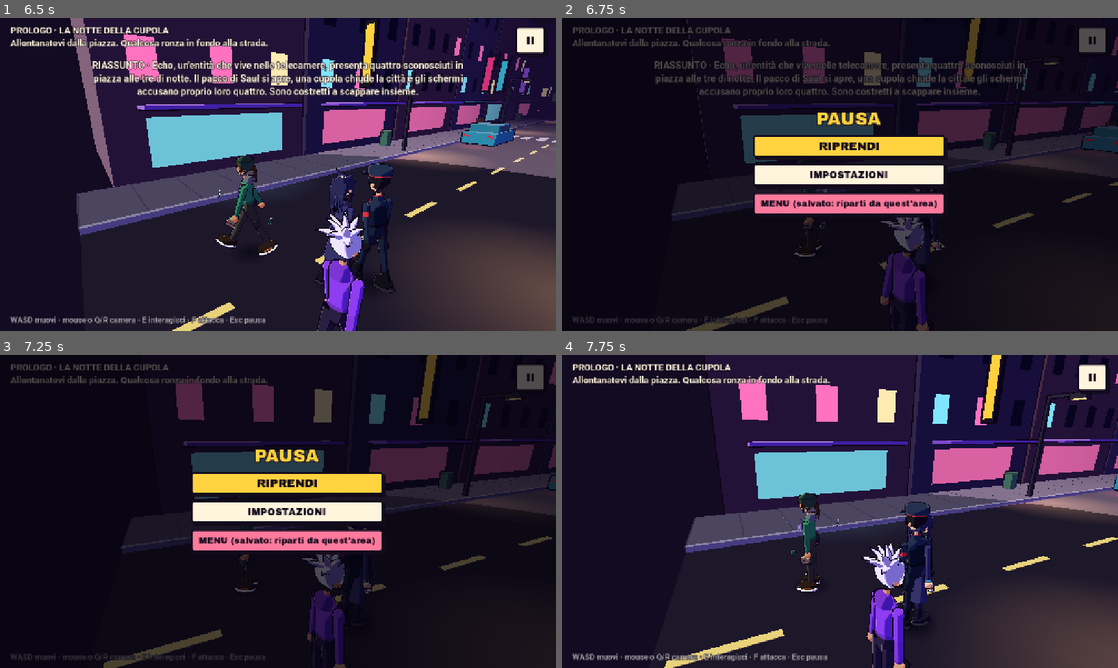
Above: before the commit, frames 1-4 (two rows, left to right).
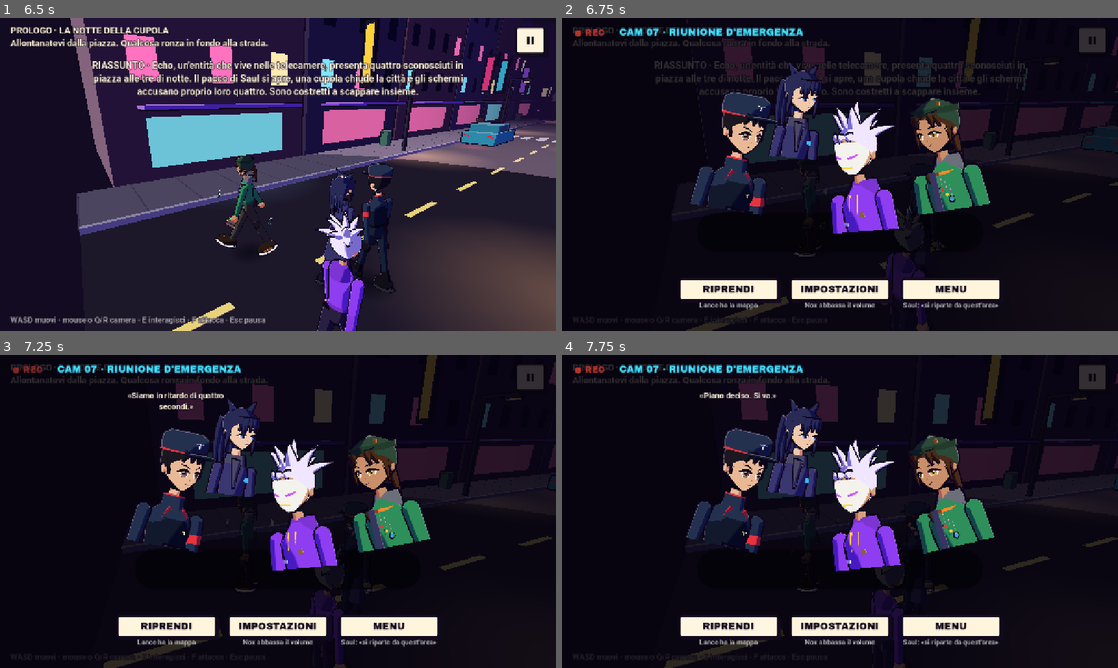
Above: after the commit, the same moments.

Repository: Gialloo/ODISPEL
Game: Godot game, scene res://scenes/main.tscn
The game is run twice, just before and just after one commit, with the same random seed, the same clock (stepped at 60 frames per second) and the same inputs.
Inputs (mouse positions are in pixels of both pictures, inside the frame that each line leads up to):
- Up to frame 1 (6.5 s): click "IMPOSTAZIONI" at 0.5 s; click "NUOVA PARTITA" at 1.25 s; tap Enter at 2, 5 s; move the mouse to (400, 158) at 2.02 s; hold D 2.03-2.75 s; tap E at 2.1 s; click (400, 158) at 2.17 s; tap Space at 2.27, 2.57, 4.25, 6.02, 6.32 s; drag from (166, 190) to (250, 237) at 2.77 s; click "SALTA" at 3.5 s; move the mouse to (333, 105) at 4.27 s; hold D 4.28-5 s; tap Keypad Enter at 4.35 s; click (333, 105) at 4.42 s; drag from (250, 237) to (111, 127) at 5.02 s; move the mouse to (444, 221) at 5.77 s; hold A from 5.78 s (still down); hold Q from 5.78 s (still down); click (444, 221) at 5.92 s
- Up to frame 2 (6.75 s): release A at 6.5 s; release Q at 6.5 s; click "II" at 6.5 s
- Up to frame 3 (7.25 s): no input
- Up to frame 4 (7.75 s): click "RIPRENDI" at 7.25 s

Frame 1 is identical in both runs. In frame 2, 23% of the frame differs, in the area x 2-100%, y 0-100%; in frame 3, 23%; in frame 4, 61%, in the area x 1-100%, y 0-100%.

Commit message:
Menu pausa come riunione d'emergenza; Saul e Rio con mosse diverse
La pausa (esplorazione e battaglia) e' ora i quattro in cerchio che sussurrano, inquadrati
dalla CAM 07 di Echo. Ogni voce ha il suo padrone: Lance riprende, Nox apre le impostazioni,
Saul conosce l'uscita. Alla ripresa una battuta rovina il piano.

Saul (veterano, efficace): Colpo basso e Colpo di fortuna (critico alto).
Rio (vuole sembrare figo): In diretta (marchia e carica la squadra) e Gran finale
(tre colpi spettacolari, meno danno, carica la squadra). Rio ha meno ATK e piu' velocita'.

Co-Authored-By: Claude Opus 5.5 (1M context) <noreply@anthropic.com>
Claude-Session: https://claude.ai/code/session_01PkFQs1etTLDAYvcg55euGP

Diff:
--- a/scripts/engine/battle_content.gd
+++ b/scripts/engine/battle_content.gd
@@ -198,10 +198,10 @@
 		"role": "Ex soldato LibraCorp", "stat_mult": {"hp": 1.15, "atk": 1.2}},
 	"nox": {"name": "Nox", "color": "blu", "cls": "warden", "rarity": 0, "skill": "cura", "ult": "rinascita", "passive": "p_swap", "faction": "civette",
 		"role": "Odispeller del turno di notte", "stat_mult": {"hp": 1.15, "atk": 1.3}},
-	"zecca": {"name": "Rio", "color": "viola", "cls": "striker", "rarity": 0, "skill": "marchio", "ult": "spezzatutto", "passive": "p_atk", "faction": "masca",
-		"role": "Masca in diretta"},
-	"saul": {"name": "Saul", "color": "verde", "cls": "striker", "rarity": 0, "skill": "colpo_caricato", "ult": "spezzatutto", "passive": "p_hunter", "faction": "magabondi",
-		"role": "Contrabbandiere"},
+	"zecca": {"name": "Rio", "color": "viola", "cls": "striker", "rarity": 0, "skill": "u_zecca_a", "ult": "u_zecca_ult", "passive": "p_atk", "faction": "masca",
+		"role": "Masca in diretta", "stat_mult": {"atk": 0.9, "spd": 1.1}},
+	"saul": {"name": "Saul", "color": "verde", "cls": "striker", "rarity": 0, "skill": "u_saul_a", "ult": "u_saul_ult", "passive": "p_hunter", "faction": "magabondi",
+		"role": "Contrabbandiere veterano", "stat_mult": {"atk": 1.1}},
 }
 
 
--- a/scripts/engine/signatures.gd
+++ b/scripts/engine/signatures.gd
@@ -212,6 +212,17 @@
 	"u_cato_ult": {"name": "Linea Invalicabile", "kind": "ult", "cost": 0, "priority": 1, "target": "allies", "shield": 1.5, "bonus": {"stat": "def", "pct": 30}, "unique": "cato"},
 	"u_lyra_a": {"name": "Marchio di Priorita'", "kind": "skill", "cost": 1, "priority": 0, "target": "enemy", "mult": 0.6, "status": {"mark": 2}, "bonus": {"stat": "crit", "pct": 10}, "unique": "lyra"},
 	"u_lyra_ult": {"name": "Sentenza Coordinata", "kind": "ult", "cost": 0, "priority": 0, "target": "enemy", "mult": 2.8, "status": {"mark": 1}, "debuff": {"def": 1}, "bonus": {"stat": "atk", "pct": 30}, "unique": "lyra"},
+	# --- V3 (PROVVISORIO). Saul e Rio non devono combattere allo stesso modo:
+	# Saul e' un veterano dei Magabondi, efficace senza volerlo: trova il punto debole e ha una fortuna sfacciata.
+	"u_saul_a": {"name": "Colpo basso", "kind": "skill", "cost": 2, "priority": 0, "target": "enemy", "mult": 1.6, "pierce": 30, "debuff": {"def": 1},
+		"bonus": {"stat": "atk", "pct": 18}, "unique": "saul"},
+	"u_saul_ult": {"name": "Colpo di fortuna", "kind": "ult", "cost": 0, "priority": 0, "target": "enemy", "mult": 4.4, "crit_pm": 400, "pierce": 30,
+		"bonus": {"stat": "crit", "pct": 30}, "unique": "saul"},
+	# Rio vuole sembrare figo a tutti i costi: tanto spettacolo, meno danno. Il suo pubblico carica la squadra.
+	"u_zecca_a": {"name": "In diretta", "kind": "skill", "cost": 1, "priority": 0, "target": "enemy", "mult": 0.7, "status": {"mark": 2}, "ally_buff": {"atk": 2},
+		"bonus": {"stat": "spd", "pct": 10}, "unique": "zecca"},
+	"u_zecca_ult": {"name": "Gran finale", "kind": "ult", "cost": 0, "priority": 0, "target": "enemy", "mult": 1.15, "hits": 3, "ally_buff": {"atk": 3},
+		"bonus": {"stat": "atk", "pct": 10}, "unique": "zecca"},
 }
 
 # Rank che sblocca ogni abilita' unica: tutte subito (il rank ora le potenzia invece di sbloccarle).
--- a/scripts/v3/area.gd
+++ b/scripts/v3/area.gd
@@ -878,30 +878,12 @@
 	if _pause != null:
 		return
 	_touch.release_all()
-	var shade := ColorRect.new()
-	shade.color = Color(0.02, 0.01, 0.05, 0.7)
-	Ui.place(shade, 0, 0, 1, 1)
-	_root.add_child(shade)
-	_pause = shade
-	var vb := VBoxContainer.new()
-	vb.add_theme_constant_override("separation", 14)
-	Ui.place(vb, 0.5, 0.5, 0.5, 0.5, -200, -150, 200, 150)
-	shade.add_child(vb)
-	var t := Ui.label("PAUSA", 40, Ui.YELLOW, Ui.display(), 8)
-	t.horizontal_alignment = HORIZONTAL_ALIGNMENT_CENTER
-	vb.add_child(t)
-	var b1 := Ui.button("RIPRENDI", Ui.YELLOW, 26)
-	b1.pressed.connect(_close_pause)
-	vb.add_child(b1)
-	var b2 := Ui.button("IMPOSTAZIONI", Ui.CREAM, 22)
-	b2.pressed.connect(func() -> void: shade.add_child(SettingsPanel.new()))
-	vb.add_child(b2)
-	var b3 := Ui.button("MENU (salvato: riparti da quest'area)", Color("#ff7a9c"), 20)
-	b3.pressed.connect(func() -> void: _main().go("menu"))
-	vb.add_child(b3)
+	_pause = HuddleMenu.new("MENU", _close_pause, func() -> void: _main().go("menu"), "Saul: «si riparte da quest'area»")
+	_root.add_child(_pause)
 
 
 func _close_pause() -> void:
 	if _pause != null:
 		_pause.queue_free()
 		_pause = null
+		HuddleMenu.quip(_root)
--- a/scripts/v3/battle3d.gd
+++ b/scripts/v3/battle3d.gd
@@ -1165,33 +1165,15 @@
 	if _pause != null:
 		return
 	Engine.time_scale = 0.0          # ferma animazioni e timer della battaglia
-	var shade := ColorRect.new()
-	shade.color = Color(0.02, 0.01, 0.05, 0.7)
-	Ui.place(shade, 0, 0, 1, 1)
-	_root.add_child(shade)
-	_pause = shade
-	var vb := VBoxContainer.new()
-	vb.add_theme_constant_override("separation", 14)
-	Ui.place(vb, 0.5, 0.5, 0.5, 0.5, -200, -150, 200, 150)
-	shade.add_child(vb)
-	var t := Ui.label("PAUSA", 40, Ui.YELLOW, Ui.display(), 8)
-	t.horizontal_alignment = HORIZONTAL_ALIGNMENT_CENTER
-	vb.add_child(t)
-	var b1 := Ui.button("RIPRENDI", Ui.YELLOW, 26)
-	b1.pressed.connect(_close_pause)
-	vb.add_child(b1)
-	var b2 := Ui.button("IMPOSTAZIONI", Ui.CREAM, 22)
-	b2.pressed.connect(func() -> void: shade.add_child(SettingsPanel.new()))
-	vb.add_child(b2)
-	var b3 := Ui.button("ESCI DAL COMBATTIMENTO", Color("#ff7a9c"), 20)
-	b3.pressed.connect(func() -> void:
+	_pause = HuddleMenu.new("ESCI", _close_pause, func() -> void:
 		Engine.time_scale = 1.0
 		_main().go("menu"))
-	vb.add_child(b3)
+	_root.add_child(_pause)
 
 
 func _close_pause() -> void:
 	if _pause != null:
 		_pause.queue_free()
 		_pause = null
+		HuddleMenu.quip(_root)
 	Engine.time_scale = 1.8 if fast else 1.0
--- /dev/null
+++ b/scripts/v3/huddle_menu.gd
@@ -0,0 +1,188 @@
+class_name HuddleMenu
+extends ColorRect
+
+# Menu di pausa: la "riunione d'emergenza". I quattro fuggitivi si stringono in cerchio e sussurrano, il mondo resta fermo.
+# Ogni voce del menu ha il suo padrone: quando la scegli, e' lui a parlare (Lance riparte, Nox abbassa il volume, Saul
+# conosce un'uscita). Rio non ha una voce: si mette al centro. In battaglia Engine.time_scale = 0, quindi le animazioni
+# ignorano il tempo del gioco. Ritratti PROVVISORI: in attesa dei disegni dei quattro accovacciati.
+
+const PORTRAIT_DIR: String = "res://assets/portraits/"
+
+# chi, espressione, specchiato, posizione rispetto al centro, rotazione (gradi), scala. Dal fondo al davanti.
+const RING: Array = [
+	{"id": "nox", "espr": "neutro", "flip": false, "pos": Vector2(-95, -150), "rot": 5.0, "scale": 0.82},
+	{"id": "ferri", "espr": "serio", "flip": false, "pos": Vector2(-235, -60), "rot": 9.0, "scale": 1.0},
+	{"id": "saul", "espr": "sfotto", "flip": true, "pos": Vector2(235, -60), "rot": -9.0, "scale": 1.0},
+	{"id": "zecca", "espr": "maschera", "flip": true, "pos": Vector2(45, -25), "rot": -4.0, "scale": 1.08},
+]
+
+const WHISPERS: Dictionary = {
+	"ferri": ["Bene. Nessuno si muova. Valutiamo le opzioni.", "Sottovoce. Ho detto sottovoce.", "Siamo in ritardo di quattro secondi."],
+	"saul": ["Io un'opzione ce l'ho. Ma costa.", "Conosco un tizio. Non chiedete quale.", "Tecnicamente non è un furto se nessuno se ne accorge."],
+	"zecca": ["Aspettate. Questa luce mi fa sembrare stanco.", "Raga, se la riunione la filmo viene benissimo.", "TITOLO: «Riunione segretissima». Non la posto. Forse."],
+	"nox": ["Possiamo essere morti quando riprendiamo?", "E se ce ne andassimo e basta?", "Svegliatemi quando avete deciso."],
+}
+
+const QUIPS: Array = [
+	["zecca", "Aspettate. Quindi chi fa cosa?"],
+	["ferri", "Saul. L'uscita è dall'altra parte."],
+	["nox", "Bene. Benissimo. Nessuno ha capito il piano."],
+	["saul", "Sapevo che sarebbe andata così."],
+]
+
+var _bubbles: Dictionary = {}       # id -> Label del sussurro
+var _talk: Dictionary = {}          # id -> Tween del sussurro in corso (una battuta nuova copre la vecchia)
+var _busy: bool = false
+
+
+# exit_text: la terza voce (in esplorazione si torna al menu, in battaglia si esce); exit_hint la riga sotto.
+func _init(exit_text: String, on_resume: Callable, on_exit: Callable, exit_hint: String = "Saul conosce un'uscita") -> void:
+	color = Color(0.02, 0.01, 0.05, 0.82)
+	Ui.place(self, 0, 0, 1, 1)
+	mouse_filter = Control.MOUSE_FILTER_STOP
+	_build(exit_text, on_resume, on_exit, exit_hint)
+
+
+func _build(exit_text: String, on_resume: Callable, on_exit: Callable, exit_hint: String) -> void:
+	# l'inquadratura e' una telecamera di Echo
+	var cam := Ui.label("CAM 07 · RIUNIONE D'EMERGENZA", 22, Ui.CYAN, Ui.display(), 6)
+	Ui.place(cam, 0, 0, 0, 0, 132, 20, 800, 60)
+	add_child(cam)
+	var rec := Ui.label("● REC", 20, Color("#ff4630"), Ui.display(), 5)
+	Ui.place(rec, 0, 0, 0, 0, 28, 22, 130, 60)
+	add_child(rec)
+	var blink := rec.create_tween().set_loops().set_ignore_time_scale(true)
+	blink.tween_property(rec, "modulate:a", 0.2, 0.5)
+	blink.tween_property(rec, "modulate:a", 1.0, 0.5)
+
+	# il cerchio
+	var stage := Control.new()
+	Ui.place(stage, 0.5, 0.47, 0.5, 0.47)
+	stage.mouse_filter = Control.MOUSE_FILTER_IGNORE
+	add_child(stage)
+	var floor_ring := Panel.new()
+	var fs := StyleBoxFlat.new()
+	fs.bg_color = Color(0.0, 0.0, 0.0, 0.45)
+	fs.set_corner_radius_all(200)
+	floor_ring.add_theme_stylebox_override("panel", fs)
+	floor_ring.position = Vector2(-330, 110)
+	floor_ring.size = Vector2(660, 90)
+	floor_ring.mouse_filter = Control.MOUSE_FILTER_IGNORE
+	stage.add_child(floor_ring)
+	for spec in RING:
+		_add_member(stage, spec)
+
+	# i foglietti: ogni voce ha il suo padrone
+	var notes := HBoxContainer.new()
+	notes.add_theme_constant_override("separation", 26)
+	notes.alignment = BoxContainer.ALIGNMENT_CENTER
+	Ui.place(notes, 0.5, 1, 0.5, 1, -520, -122, 520, -30)
+	add_child(notes)
+	notes.add_child(_note("RIPRENDI", "Lance ha la mappa", -3.0, func() -> void:
+		_say_then("ferri", "Piano deciso. Si va.", on_resume)))
+	notes.add_child(_note("IMPOSTAZIONI", "Nox abbassa il volume", 2.0, func() -> void:
+		_say("nox", "Abbassate. Qualcuno sta cercando di dormire.")
+		add_child(SettingsPanel.new())))
+	notes.add_child(_note(exit_text, exit_hint, -2.0, func() -> void:
+		_say_then("saul", "Conosco un'uscita. Per voi, gratis. Stavolta.", on_exit)))
+
+	# i sussurri partono uno dopo l'altro
+	var order: Array = ["ferri", "saul", "zecca", "nox"]
+	for i in order.size():
+		var id: String = order[i]
+		var lines: Array = WHISPERS[id]
+		_say(id, str(lines[randi() % lines.size()]), 0.35 + 0.9 * float(i))
+
+
+func _add_member(stage: Control, spec: Dictionary) -> void:
+	var id: String = str(spec["id"])
+	var path: String = PORTRAIT_DIR + "%s_%s.png" % [id, str(spec["espr"])]
+	if not ResourceLoader.exists(path):
+		path = PORTRAIT_DIR + "%s_neutro.png" % id
+	var s: float = float(spec["scale"])
+	var size := Vector2(220, 330) * s
+	var pos: Vector2 = spec["pos"]
+	var tr := TextureRect.new()
+	tr.texture = load(path)
+	tr.expand_mode = TextureRect.EXPAND_IGNORE_SIZE
+	tr.stretch_mode = TextureRect.STRETCH_KEEP_ASPECT
+	tr.flip_h = bool(spec["flip"])
+	tr.size = size
+	tr.position = pos - size * 0.5
+	tr.pivot_offset = size * 0.5
+	tr.rotation_degrees = float(spec["rot"])
+	tr.mouse_filter = Control.MOUSE_FILTER_IGNORE
+	stage.add_child(tr)
+	# si chinano verso il centro, piano, come chi bisbiglia
+	var lean := tr.create_tween().set_loops().set_ignore_time_scale(true).set_trans(Tween.TRANS_SINE)
+	lean.tween_property(tr, "rotation_degrees", float(spec["rot"]) * 1.5, 1.4 + randf() * 0.5)
+	lean.tween_property(tr, "rotation_degrees", float(spec["rot"]), 1.4 + randf() * 0.5)
+	# fumetto del sussurro sopra la testa
+	var b := Ui.label("", 18, Ui.CREAM, null, 5)
+	b.autowrap_mode = TextServer.AUTOWRAP_WORD_SMART
+	b.horizontal_alignment = HORIZONTAL_ALIGNMENT_CENTER
+	b.size = Vector2(240, 60)
+	b.position = pos + Vector2(-120, -size.y * 0.5 - 30)
+	b.modulate.a = 0.0
+	stage.add_child(b)
+	_bubbles[id] = b
+
+
+func _note(text: String, owner_text: String, rot: float, action: Callable) -> Control:
+	var vb := VBoxContainer.new()
+	vb.add_theme_constant_override("separation", 2)
+	var b := Ui.button(text, Ui.CREAM, 22, 230)
+	b.pressed.connect(func() -> void:
+		if not _busy:
+			action.call())
+	vb.add_child(b)
+	var o := Ui.label(owner_text, 16, Color(1, 1, 1, 0.7))
+	o.horizontal_alignment = HORIZONTAL_ALIGNMENT_CENTER
+	vb.add_child(o)
+	vb.pivot_offset = Vector2(115, 30)
+	vb.rotation_degrees = rot
+	return vb
+
+
+func _say(id: String, text: String, delay: float = 0.0) -> void:
+	var b: Label = _bubbles.get(id)
+	if b == null:
+		return
+	if _talk.has(id) and (_talk[id] as Tween).is_valid():
+		(_talk[id] as Tween).kill()
+		if delay == 0.0:
+			b.modulate.a = 0.0
+	var tw := b.create_tween().set_ignore_time_scale(true)
+	_talk[id] = tw
+	if delay > 0.0:
+		tw.tween_interval(delay)
+	tw.tween_callback(func() -> void: b.text = "«" + text + "»")
+	tw.tween_property(b, "modulate:a", 1.0, 0.2)
+	tw.tween_interval(2.6)
+	tw.tween_property(b, "modulate:a", 0.0, 0.4)
+
+
+# Il padrone della voce parla, poi si esegue (mezzo secondo, abbastanza per leggere senza far aspettare).
+func _say_then(id: String, text: String, then: Callable) -> void:
+	_busy = true
+	_say(id, text)
+	var tw := create_tween().set_ignore_time_scale(true)
+	tw.tween_interval(0.55)
+	tw.tween_callback(then)
+
+
+# Alla ripresa si rialzano convinti di avere un piano. Mezzo secondo dopo, qualcuno rovina tutto.
+static func quip(parent: Control) -> void:
+	var q: Array = QUIPS[randi() % QUIPS.size()]
+	var who: String = str(CastVisual.spec(str(q[0]))["name"]).to_upper()
+	var l := Ui.label("%s: «%s»" % [who, str(q[1])], 22, Ui.CREAM, null, 6)
+	l.horizontal_alignment = HORIZONTAL_ALIGNMENT_CENTER
+	Ui.place(l, 0, 1, 1, 1, 0, -170, 0, -130)
+	l.modulate.a = 0.0
+	parent.add_child(l)
+	var tw := l.create_tween().set_ignore_time_scale(true)
+	tw.tween_interval(0.5)
+	tw.tween_property(l, "modulate:a", 1.0, 0.15)
+	tw.tween_interval(2.0)
+	tw.tween_property(l, "modulate:a", 0.0, 0.4)
+	tw.tween_callback(l.queue_free)
Not shown, added: scripts/v3/huddle_menu.gd.uid
